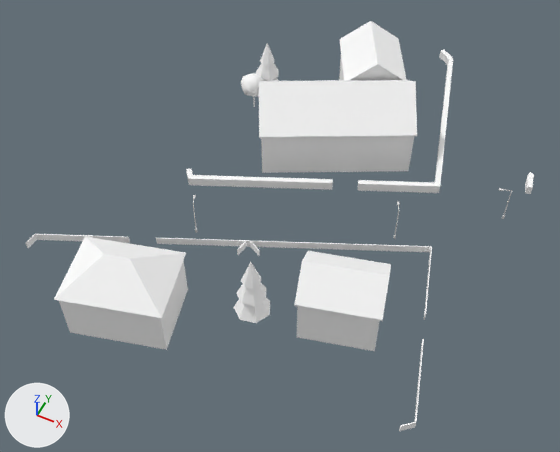
Before and after pictures for a commit that changed the glTF model cities/arlov-borggatan/pack/tiles/c-8_0.glb.
Camera for both pictures: a camera (50 mm lens) standing at (-417.6, -39.8, 84.6) and looking at (-451.5, 28.0, -0.2). The lights are fixed; the arrows at lower left show +X, +Y and +Z. The picture after the commit comes second. Where no turn or scale is listed for an object, it has been applied to the vertices. Vertices at exactly the same position are counted once.

The first picture shows 'SM_Building_w208684066', 'SM_Building_w208684068', 'SM_Building_w208684072', 'SM_Trees_-8_0', 'SM_Wall_Fence_-8_0', 'SM_Wall_Hedge_-8_0' and 1 more.
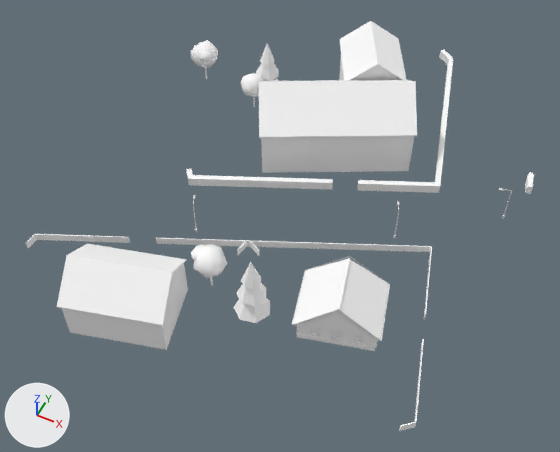
The newer file is also turned or shifted as a whole; pictures and numbers use the older file's frame.

Location of each change, (x1, y1, x2, y2) in pixels of the pictures (560 x 452 px):
'SM_Building_w208684068', reshaped (161% wider, 145% taller): before (54, 236, 188, 348); after (57, 75, 409, 351)
'SM_Building_w208684066', deleted: before (70, 75, 409, 351)
    faces in mat_m_roof_tiles_dark (white #ffffff): (294, 251, 391, 321)
    faces in mat_m_wall_plaster_blue_upper (white #ffffff): (297, 303, 380, 351)
    faces in mat_m_concrete (white #ffffff): (70, 75, 409, 351)
'SM_Trees_-8_0', reshaped (96% wider): before (234, 43, 279, 323); after (190, 40, 279, 323)
'SM_Custom_w208684066', added: after (292, 256, 390, 347)
    faces in mat_m_wall_wood_white_upper (white #ffffff): (293, 256, 386, 343)
    faces in mat_m_fixture_metal (white #ffffff): (292, 270, 390, 347)
part 1 of me_sm_building_w208684068, rebuilt: before (54, 236, 186, 318); after (57, 244, 186, 326)
part 2 of me_sm_building_w208684068, added: after (293, 259, 389, 351)
part 3 of me_sm_building_w208684068, cut back: after (166, 75, 409, 351)
part 4 of me_sm_trees__8_0, added: after (191, 40, 218, 68)
part 5 of me_sm_trees__8_0, added: after (198, 50, 212, 61)
part 6 of me_sm_trees__8_0, added: after (194, 244, 227, 278)
part 7 of me_sm_trees__8_0, added: after (191, 244, 205, 260)
part 8 of me_sm_trees__8_0, added: after (212, 256, 223, 267)

Patch to the scene script:
```diff
--- a/cities/arlov-borggatan/pack/tiles/c-8_0.glb.py
+++ b/cities/arlov-borggatan/pack/tiles/c-8_0.glb.py
@@ me_sm_building_w208684068 @@
-me_sm_building_w208684068.from_pydata(...)  # 14 vertices, 14 faces; spans x -7.9..7.9, y -6.7..6.7, z -5.4..5.4
-me_sm_building_w208684068.materials.append(mat_m_wall_wood_white_upper)  # white #ffffff
-me_sm_building_w208684068.materials.append(mat_m_roof_slate_dark)  # white #ffffff
+me_sm_building_w208684068.from_pydata(...)  # 224 vertices, 248 faces; spans x -7.8..31.4, y -6.7..62.7, z -6.6..4.0
+# me_sm_building_w208684068 part 1: the loose piece of 6 vertices spanning x -7.9..7.9, y -6.7..6.7, z 1.7..5.4 is rebuilt with 10 vertices and now spans x -7.8..7.8, y -6.7..6.7, z 0.2..4.0, in mat_m_roof_tiles_dark (white #ffffff)
+# me_sm_building_w208684068 part 2: a new loose piece of 145 vertices spanning x 18.6..31.4, y 5.6..16.9, z -5.7..1.7
+# me_sm_building_w208684068 part 3: 4 vertices moved from x -7.4..7.4, y -6.3..6.3, z 2.0 to x -7.4..7.4, y -6.3..6.3, z 0.6; 39 vertices added at x -6.2..30.8, y -6.3..62.7, z -6.6..4.0
+# other edits to the shape of me_sm_building_w208684068 do not show in these pictures
+me_sm_building_w208684068.materials.append(mat_m_wall_plaster_blue_upper)  # white #ffffff
+me_sm_building_w208684068.materials.append(mat_m_wall_plaster_blue_blank)  # white #ffffff
+me_sm_building_w208684068.materials.append(mat_m_roof_tiles_dark)  # white #ffffff
+me_sm_building_w208684068.materials.append(mat_m_concrete)  # white #ffffff
@@ me_sm_trees__8_0 @@
-me_sm_trees__8_0.from_pydata(...)  # 210 vertices, 318 faces; spans x -12.1..12.1, y -23.1..23.1, z -5.6..5.6
+me_sm_trees__8_0.from_pydata(...)  # 486 vertices, 822 faces; spans x -23.2..12.1, y -23.1..23.1, z -5.6..5.6
+# me_sm_trees__8_0 part 4: a new loose piece of 42 vertices spanning x -22.9..-18.3, y 17.7..22.1, z -2.7..1.6, in mat_m_leaf (white #ffffff)
+# me_sm_trees__8_0 part 5: a new loose piece of 42 vertices spanning x -21.4..-18.7, y 17.5..20.1, z -0.9..1.3, in mat_m_leaf (white #ffffff)
+# me_sm_trees__8_0 part 6: a new loose piece of 42 vertices spanning x 0.5..4.7, y -21.0..-16.7, z -2.0..1.9, in mat_m_leaf (white #ffffff)
+# me_sm_trees__8_0 part 7: a new loose piece of 42 vertices spanning x 0.1..2.5, y -20.3..-17.7, z -0.3..1.7, in mat_m_leaf (white #ffffff)
+# me_sm_trees__8_0 part 8: a new loose piece of 42 vertices spanning x 2.3..4.7, y -20.3..-18.0, z -0.4..1.7, in mat_m_leaf (white #ffffff)
+# other edits to the shape of me_sm_trees__8_0 do not show in these pictures
 me_sm_trees__8_0.materials.append(mat_m_bark_wood)
@@ ob_sm_building_w208684066 @@
-ob_sm_building_w208684066 = bpy.data.objects.new('SM_Building_w208684066', me_sm_building_w208684066)
@@ ob_sm_custom_w208684066 @@
+ob_sm_custom_w208684066 = bpy.data.objects.new('SM_Custom_w208684066', me_sm_custom_w208684066)  # 472 vertices, 370 faces; spans x -6.53..6.53, y -5.84..5.84, z -3.57..3.57; in mat_m_window_pane (white #ffffff), mat_m_wall_wood_white_upper (white #ffffff), mat_m_fixture_metal (white #ffffff), mat_m_roof_slate_dark (white #ffffff), mat_m_wall_wood_brown_blank (white #ffffff), mat_m_roof_metal_black (white #ffffff), mat_m_roof_metal_grey (white #ffffff)
+ob_sm_custom_w208684066.location = (-436.6, 15.9, 5.4)
```
